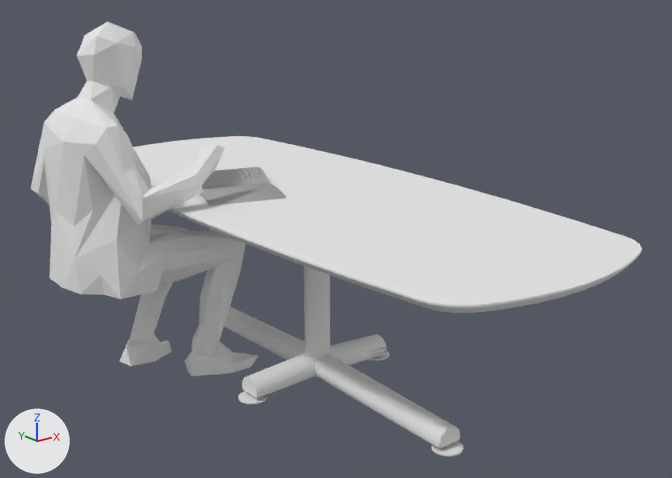
Renders of the OBJ model routes/model/model.obj from each side of a commit.
Camera for both pictures: a 50 mm lens placed at (-2.09, -2.73, 1.65), pointed at (-0.02, -0.15, 0.62). The lights are fixed; the arrows at lower left show +X, +Y and +Z. Where no turn or scale is listed for an object, it has been applied to the vertices.

In view in the first picture: 'Broers_Design_Nederland', 'New object', 'New object.001', 'New object.002'.
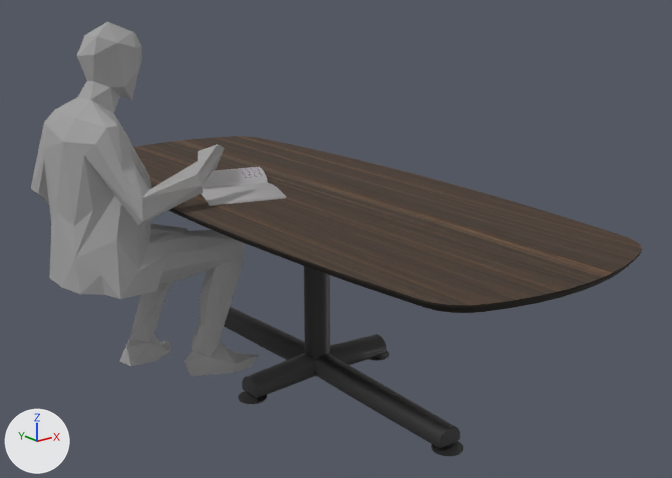
What differs and where, as boxes (x1, y1, x2, y2) in the pictures (672 x 478 px):
'New object', recoloured (white to brown)
    both: (133, 136, 642, 313)
'New object.001', recoloured
    both: (31, 22, 259, 376)
'New object.002', recoloured (grey to black)
    both: (224, 266, 463, 456)

The change, as a list of edits to the scene's bpy script:
```text
Add img_broers_design_nederland_156947_jpg:
    img_broers_design_nederland_156947_jpg = load_image('Broers_Design_Nederland_156947.jpg', 'Broers_Design_Nederland_156947.jpg', 66, 61, 'sRGB')
Add img_broers_design_nederland_319682_jpg:
    img_broers_design_nederland_319682_jpg = load_image('Broers_Design_Nederland_319682.jpg', 'Broers_Design_Nederland_319682.jpg', 3220, 2100, 'sRGB')
Add mat_broers_design_nederland_156947:
    mat_broers_design_nederland_156947 = principled_material('Broers_Design_Nederland_156947')
    mat_broers_design_nederland_156947.texture = img_broers_design_nederland_156947_jpg
    mat_broers_design_nederland_156947.roughness = 0.526
Add mat_broers_design_nederland_52615:
    mat_broers_design_nederland_52615 = principled_material('Broers_Design_Nederland_52615')
    mat_broers_design_nederland_52615.base_color = (0.439, 0.436, 0.436)  # grey #b1b0b0
    mat_broers_design_nederland_52615.roughness = 0.987
    mat_broers_design_nederland_52615.alpha = 0.8
Add mat_broers_design_nederland_319682:
    mat_broers_design_nederland_319682 = principled_material('Broers_Design_Nederland_319682')
    mat_broers_design_nederland_319682.texture = img_broers_design_nederland_319682_jpg
    mat_broers_design_nederland_319682.roughness = 1.0
Change me_new_object:
    where me_new_object.from_pydata(...)  # 226 vertices, 448 faces; spans x -0.52..0.53, y -1.25..1.25, z 0.72..0.75
    remove me_new_object.materials.append(mat_res_id_319682)  # white #e7e7e7
    add me_new_object.materials.append(mat_broers_design_nederland_319682)  # picture img_broers_design_nederland_319682_jpg
Change me_new_object_001:
    where me_new_object_001.from_pydata(...)  # 250 vertices, 500 faces; spans x -0.866..-0.116, y 0.091..0.741, z -0.002..1.4
    remove me_new_object_001.materials.append(mat_res_id_52615)  # white #e7e7e7
    add me_new_object_001.materials.append(mat_broers_design_nederland_52615)  # grey #b1b0b0
Change me_new_object_002:
    where me_new_object_002.from_pydata(...)  # 6335 vertices, 12918 faces; spans x -0.37..0.37, y -0.79..0.79, z 0.0..0.72
    remove me_new_object_002.materials.append(mat_res_id_156947)  # white #e7e7e7
    add me_new_object_002.materials.append(mat_broers_design_nederland_156947)  # picture img_broers_design_nederland_156947_jpg
```
